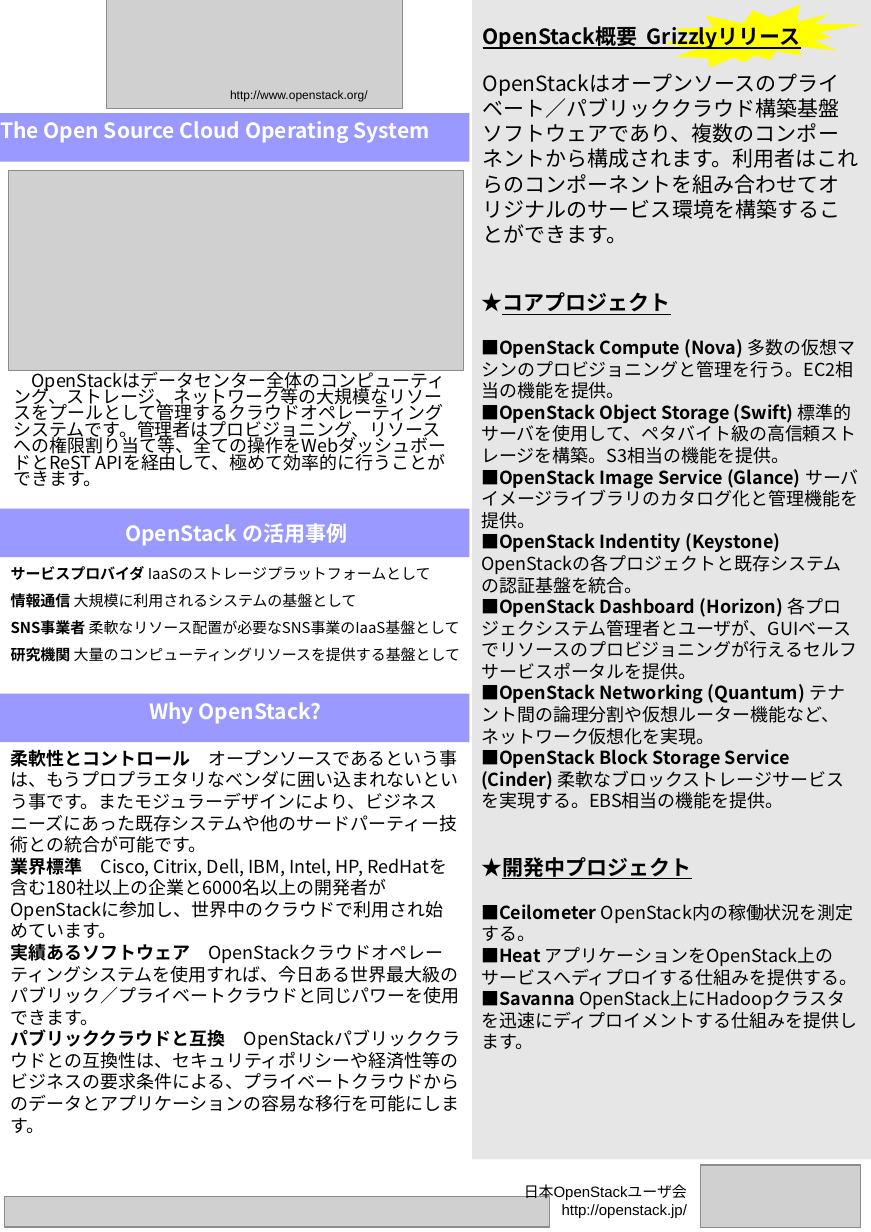
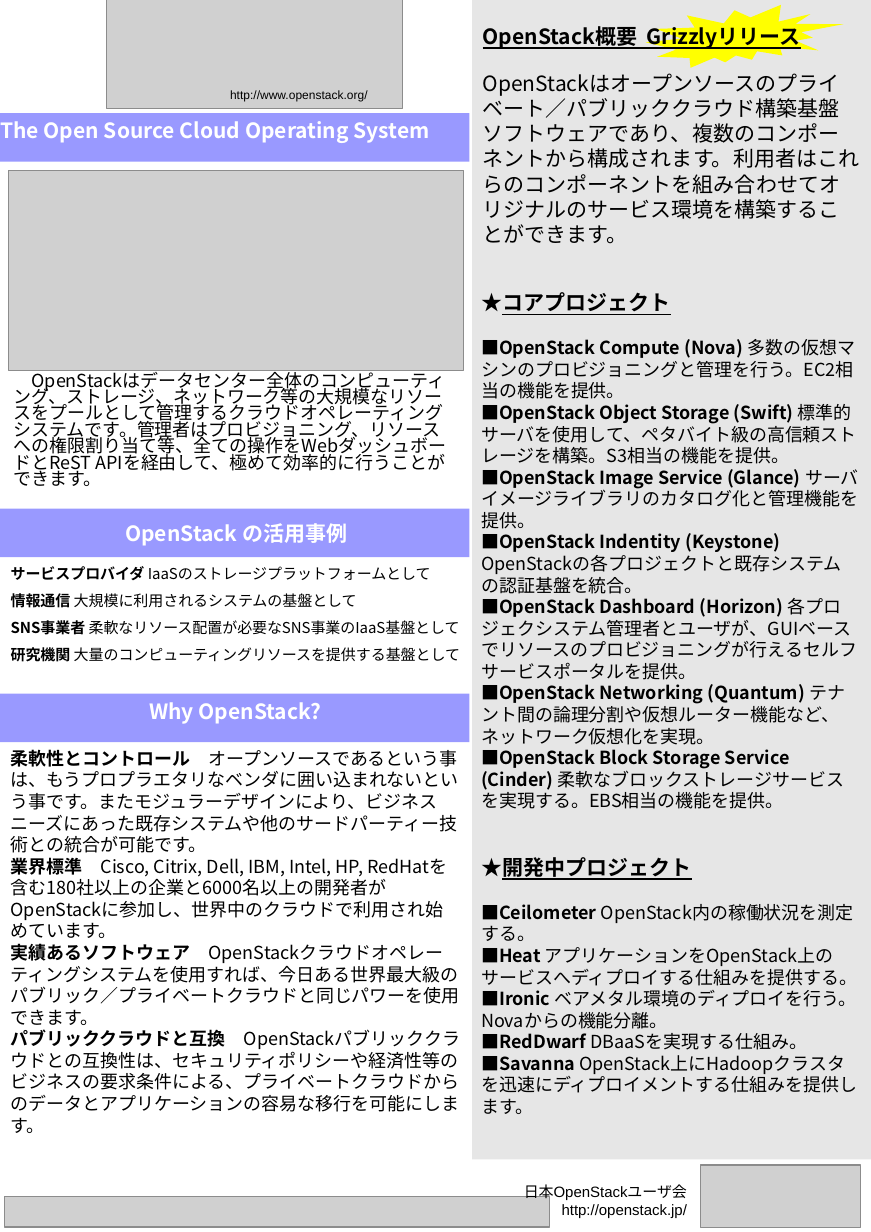
Before and after one commit to irixjp/openstack-leaflet, a slide deck: slide 1 of OpenStack-leaflet-grizzly.pptx. Drawn at 871x1232 pixels with LibreOffice and Linux fonts; fonts in the diff are those of the drawing; grey boxes stand for pictures. Boxes give left, top, right and bottom in pixels: in the first picture for what was removed or moved away, otherwise in the second. Text is boxed around its words. In the diff, an @@ line names an element or a change of style, - is before the commit and + after.

Commit message:
modified leaflet for grizzly

```diff
--- a/OpenStack-leaflet-grizzly.pptx
+++ b/OpenStack-leaflet-grizzly.pptx
@@ freeform shape: place and size @@
-freeform shape at <box>664,4,861,67</box>
+freeform shape at <box>645,4,843,67</box>
@@ text at <box>481,990,856,1050</box>: paragraphs added @@
+■Ironic ベアメタル環境のディプロイを行う。Novaからの機能分離。
+■RedDwarf DBaaSを実現する仕組み。
```
